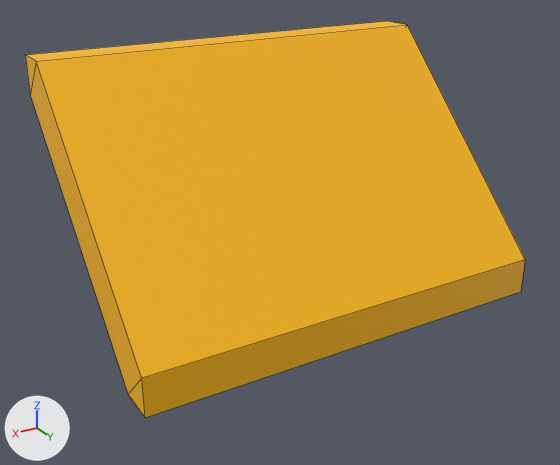
Before and after pictures for a commit that changed the Blender file tsu_decorations/src/fender_corner_1x3.blend.
One viewpoint serves both versions: a camera (50 mm lens) standing at (0.078, 0.712, 0.282) and looking at (-0.352, -0.005, -0.076). Lighting does not change. The marker at lower left points along +X, +Y and +Z. The picture after the commit comes second. Mesh edges are drawn as thin lines.
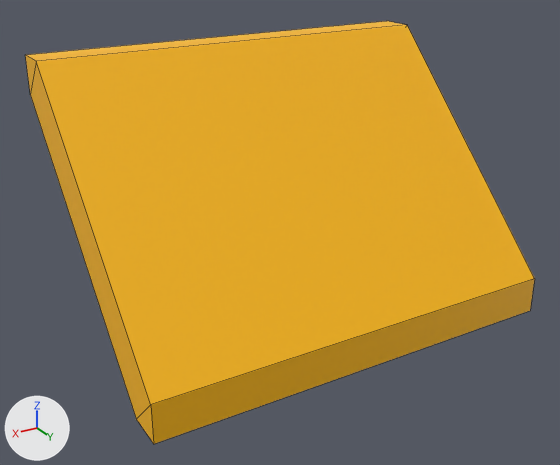
The newer file is also turned or shifted as a whole; pictures and numbers use the older file's frame.

What the commit changed:
me_cube is used by ob_cube; location (0.0, 0.0, 0.0).
Before the commit, vertices of me_cube: 0 (-0.125, 0.125, -0.169) at pixel (145, 417), 1 (-0.625, 0.125, -0.125) at pixel (525, 259), 2 (-0.625, 0.081, -0.169), 3 (-0.125, 0.125, -0.125) at pixel (141, 378), 6 (-0.625, 0.125, -0.169) at pixel (520, 291).
Before the commit, vertices of me_cube: 7 (-0.125, 0.081, -0.169) at pixel (128, 394).
me_cube had 12 vertices, 12 faces and spanned x -0.625..-0.125, y -0.169..0.125, z -0.169..0.125.
me_cube now has 12 vertices, 12 faces and spans x -0.625..-0.125, y -0.169..0.143, z -0.188..0.125.
Part 1, on me_cube:
Vertices 0 to 3, 6, 7 of me_cube move by (0.0, 0.018, -0.018).

Location of each change, [x1, y1, x2, y2] in pixels of the pictures (560 x 465 px; the box of a moved part takes in the faces that stretch with it):
'Cube', reshaped (7% taller): before [25, 21, 525, 417]; after [25, 21, 535, 444]
part 1 of me_cube, moved or reshaped: before [30, 25, 525, 417]; after [30, 25, 535, 444]
